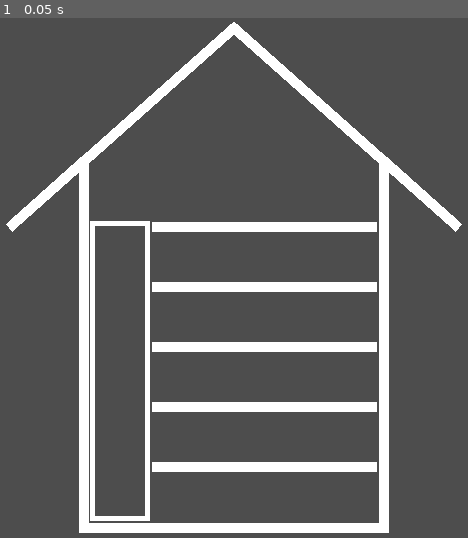
Above: before the commit, frame 1.
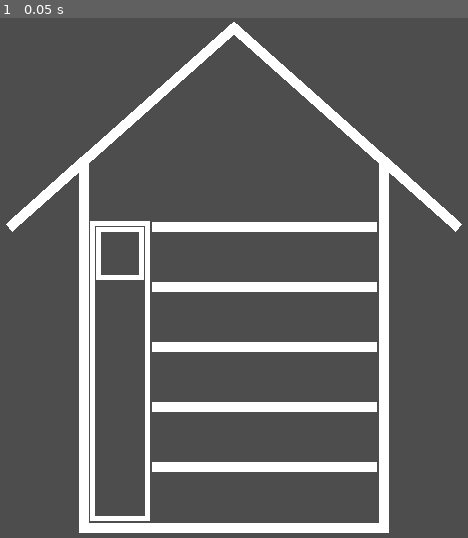
Above: after the commit, the same moment.

Repository: gilad905/elevator-boy
Game: Godot game, scene res://scenes/main.tscn
The game is run twice, just before and just after one commit, with the same random seed, the same clock (stepped at 60 frames per second) and the same inputs.
Inputs:
- Up to frame 1 (0.05 s): no input

The runs differ from the first frame. In frame 1, 0.4% of the frame differs, in the area x 20-31%, y 40-51%.
Error after the commit: Invalid call. Nonexistent function 'set_dest' in base 'Area2D'. (res://scripts/persons.gd:20)

Commit message:
started persons + floors

Diff:
--- a/project.godot
+++ b/project.godot
@@ -15,6 +15,10 @@
 config/features=PackedStringArray("4.3", "Forward Plus")
 config/icon="res://icon.svg"
 
+[autoload]
+
+Global="*res://scripts/global.gd"
+
 [display]
 
 window/size/viewport_width=470
--- a/scenes/floor.tscn
+++ b/scenes/floor.tscn
@@ -1,4 +1,6 @@
-[gd_scene load_steps=2 format=3 uid="uid://6ump4l8coktj"]
+[gd_scene load_steps=3 format=3 uid="uid://6ump4l8coktj"]
+
+[ext_resource type="Script" path="res://scripts/floor.gd" id="1_f8nr8"]
 
 [sub_resource type="RectangleShape2D" id="RectangleShape2D_nhsl5"]
 size = Vector2(225, 58)
@@ -6,6 +8,7 @@
 [node name="Floor" type="Area2D"]
 monitoring = false
 monitorable = false
+script = ExtResource("1_f8nr8")
 metadata/_edit_lock_ = true
 
 [node name="Line2D" type="Line2D" parent="."]
--- a/scenes/main.tscn
+++ b/scenes/main.tscn
@@ -1,34 +1,51 @@
-[gd_scene load_steps=2 format=3 uid="uid://b4x3k3rw7jlkp"]
+[gd_scene load_steps=4 format=3 uid="uid://b4x3k3rw7jlkp"]
 
 [ext_resource type="PackedScene" uid="uid://6ump4l8coktj" path="res://scenes/floor.tscn" id="1_ec1if"]
+[ext_resource type="Script" path="res://scripts/main.gd" id="1_u3v8c"]
+[ext_resource type="Script" path="res://scripts/persons.gd" id="3_ag5il"]
 
 [node name="Main" type="Node2D"]
+script = ExtResource("1_u3v8c")
+
+[node name="Floors" type="Node2D" parent="."]
+position = Vector2(153, 202)
+
+[node name="Floor_1" parent="Floors" instance=ExtResource("1_ec1if")]
+position = Vector2(0, 240)
+
+[node name="Floor_2" parent="Floors" instance=ExtResource("1_ec1if")]
+position = Vector2(0, 180)
+
+[node name="Floor_3" parent="Floors" instance=ExtResource("1_ec1if")]
+position = Vector2(0, 120)
+
+[node name="Floor_4" parent="Floors" instance=ExtResource("1_ec1if")]
+position = Vector2(0, 60)
+
+[node name="Floor_5" parent="Floors" instance=ExtResource("1_ec1if")]
+
+[node name="Persons" type="Node" parent="."]
+script = ExtResource("3_ag5il")
+
+[node name="ElevatorWrap" type="Node2D" parent="."]
+position = Vector2(94, 206)
+
+[node name="Shaft" type="Line2D" parent="ElevatorWrap"]
+points = PackedVector2Array(0, 0, 55, 0, 55, 295, 0, 295, 0, -2.5)
+width = 5.0
+metadata/_edit_lock_ = true
+
+[node name="Elevator" type="Line2D" parent="ElevatorWrap"]
+points = PackedVector2Array(7, 6, 49, 6, 49, 54, 6, 54, 6, 3.5)
+width = 5.0
+metadata/_edit_lock_ = true
 
 [node name="Building" type="Line2D" parent="."]
 position = Vector2(10, 10)
 points = PackedVector2Array(75, 500, 375, 500, 375, 133, 450, 200, 225, 0, 0, 200, 75, 133, 75, 505)
 metadata/_edit_lock_ = true
 
-[node name="Floors" type="Node" parent="."]
+[node name="PersonsTimer" type="Timer" parent="."]
+wait_time = 6.0
 
-[node name="Floor_1" parent="Floors" instance=ExtResource("1_ec1if")]
-position = Vector2(153, 442)
-
-[node name="Floor_2" parent="Floors" instance=ExtResource("1_ec1if")]
-position = Vector2(153, 382)
-
-[node name="Floor_3" parent="Floors" instance=ExtResource("1_ec1if")]
-position = Vector2(153, 322)
-
-[node name="Floor_4" parent="Floors" instance=ExtResource("1_ec1if")]
-position = Vector2(153, 262)
-
-[node name="Floor_5" parent="Floors" instance=ExtResource("1_ec1if")]
-position = Vector2(153, 202)
-
-[node name="Elevator" type="Line2D" parent="."]
-points = PackedVector2Array(94, 206, 149, 206, 149, 501, 94, 501, 94, 203.5)
-width = 5.0
-metadata/_edit_lock_ = true
-
-[node name="Persons" type="Node" parent="."]
+[connection signal="timeout" from="PersonsTimer" to="." method="_on_persons_timer_timeout"]
--- a/scenes/person.tscn
+++ b/scenes/person.tscn
@@ -1,10 +1,13 @@
-[gd_scene load_steps=2 format=3 uid="uid://cvr2vq3jarlk6"]
+[gd_scene load_steps=3 format=3 uid="uid://cvr2vq3jarlk6"]
+
+[ext_resource type="Script" path="res://scripts/person.gd" id="1_x0uka"]
 
 [sub_resource type="CircleShape2D" id="CircleShape2D_vh1sn"]
 
 [node name="Person" type="Area2D"]
 monitoring = false
 monitorable = false
+script = ExtResource("1_x0uka")
 
 [node name="CollisionShape2D" type="CollisionShape2D" parent="."]
 shape = SubResource("CircleShape2D_vh1sn")
--- /dev/null
+++ b/scripts/floor.gd
@@ -0,0 +1,10 @@
+class_name Floor extends Area2D
+
+func add_person(person) -> void:
+	add_child(person)
+	var i = person.get_index()
+	var _position = get_person_position(i)
+	person.position = _position
+
+func get_person_position(i: int) -> Vector2:
+	return Vector2(i * 50, 0)
--- /dev/null
+++ b/scripts/global.gd
@@ -0,0 +1,7 @@
+extends Node
+
+var floor_count: int
+
+func _ready() -> void:
+    var root = get_tree().root
+    floor_count = root.get_node("Main/Floors").get_child_count()
--- /dev/null
+++ b/scripts/main.gd
@@ -0,0 +1,12 @@
+extends Node2D
+
+func _ready() -> void:
+	$Persons.add_person()
+	# pass
+
+func _process(_delta: float) -> void:
+	pass
+
+func _on_persons_timer_timeout() -> void:
+	pass
+	# $Persons.add_person()
--- /dev/null
+++ b/scripts/person.gd
@@ -0,0 +1,12 @@
+class_name Person extends Area2D
+
+var dest: int = -1
+
+func _init(_dest: int) -> void:
+    set_dest(_dest)
+
+func set_dest(_dest: int) -> void:
+    dest = _dest
+    print(get_children())
+    var label = get_node("./Label")
+    label.text = str(_dest)
--- /dev/null
+++ b/scripts/persons.gd
@@ -0,0 +1,30 @@
+extends Node
+
+var person_scene
+var floors
+
+func _ready() -> void:
+	person_scene = preload("res://scenes/person.tscn")
+	floors = get_node("../Floors")
+
+func add_person(floor_num: int = 0, dest: int = 0) -> void:
+	floor_num = floor_num if floor_num else get_random_floor_num()
+	dest = dest if dest else get_random_dest(floor_num)
+	var _floor = floors.get_node("Floor_" + str(floor_num))
+	var person = create_person(dest)
+	_floor.add_person(person)
+
+func create_person(dest: int) -> Node:
+	# var test = Person.new(1)
+	var person = person_scene.instantiate()
+	person.set_dest(dest)
+	return person
+
+func get_random_floor_num() -> int:
+	return randi_range(1, Global.floor_count)
+
+func get_random_dest(floor_num: int) -> int:
+	var random_floor = randi_range(0, Global.floor_count - 1)
+	if random_floor >= floor_num:
+		random_floor += 1
+	return random_floor
